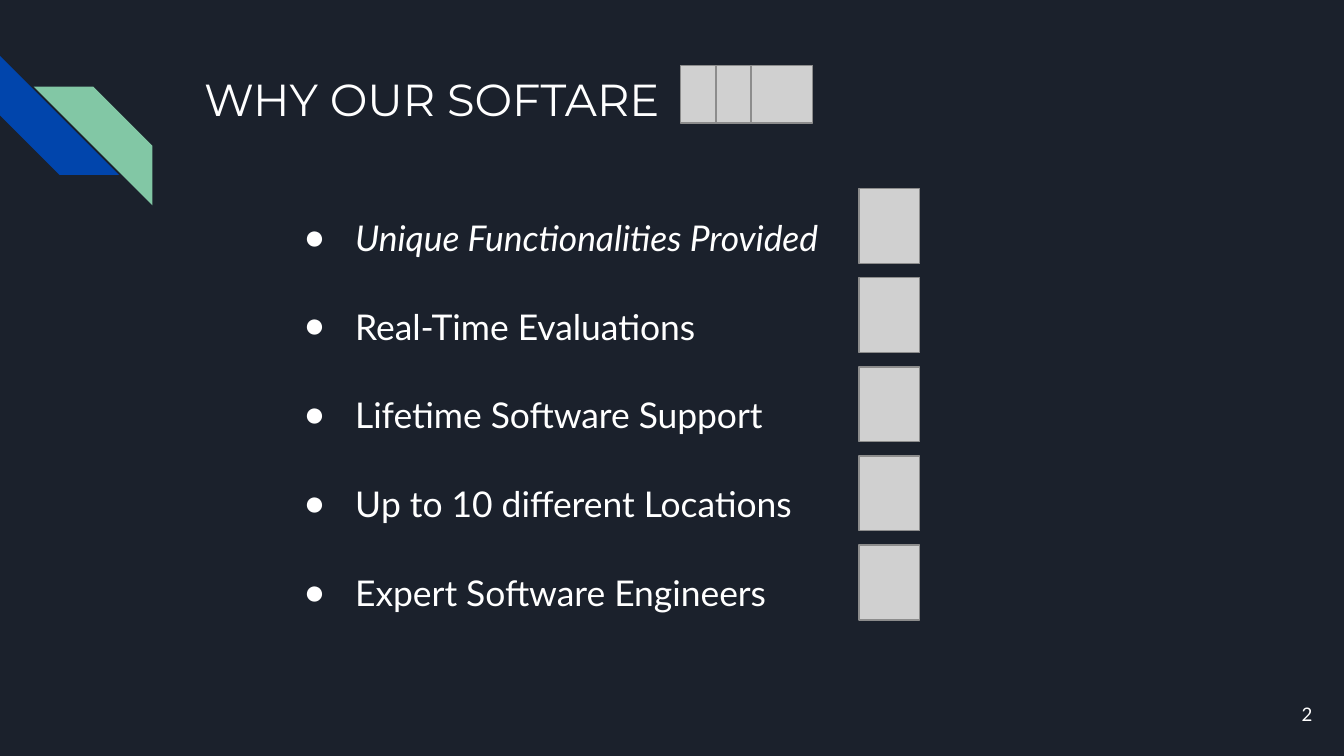
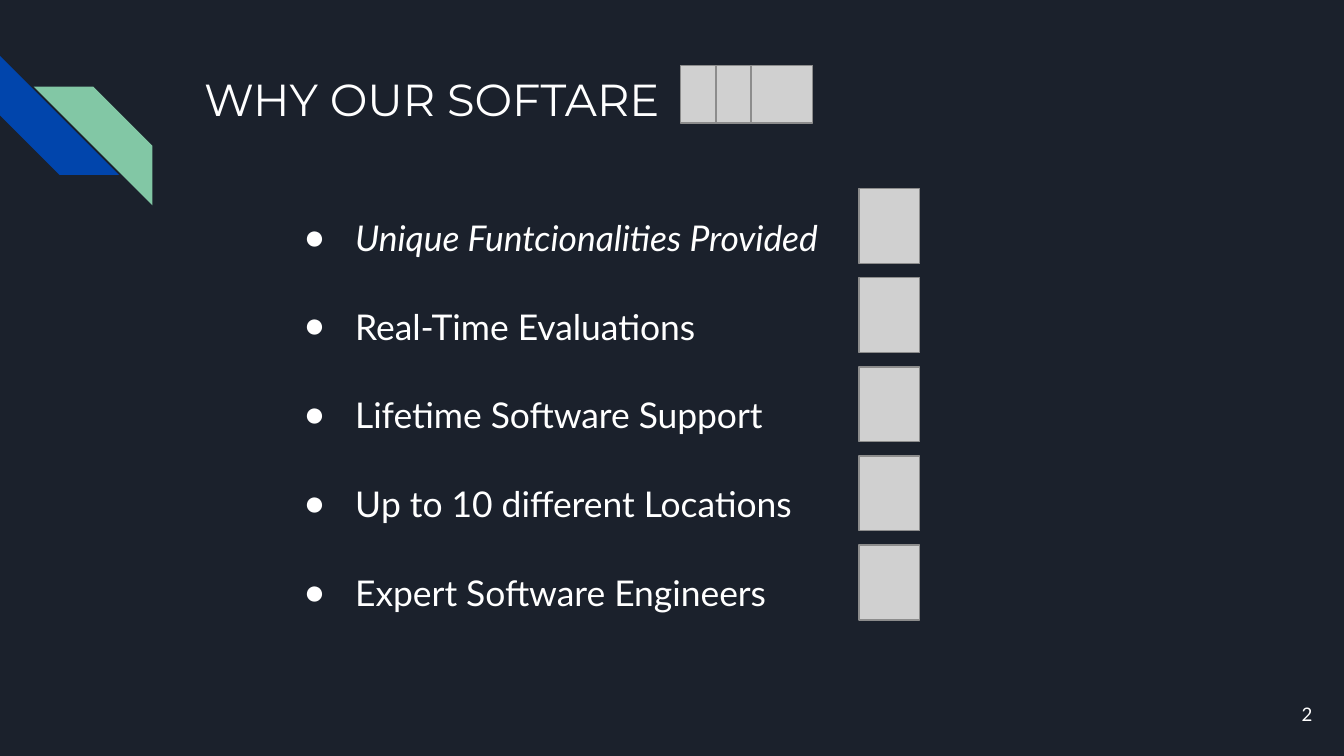
Before and after one commit to GianC0/IST-SOE, a slide deck: slide 2 of presentation.pptx. Drawn at 1344x756 pixels with LibreOffice and Linux fonts; fonts in the diff are those of the drawing; grey boxes stand for pictures. Boxes give left, top, right and bottom in pixels: in the first picture for what was removed or moved away, otherwise in the second. Text is boxed around its words. In the diff, an @@ line names an element or a change of style, - is before the commit and + after.

Commit message:
final presentation ppt

```diff
--- a/presentation.pptx
+++ b/presentation.pptx
@@ text at (355, 225, 818, 257): text changed @@
-● Unique Functionalities Provided
+● Unique Funtcionalities Provided
```
Also in this commit, not shown: 1 other slide changed, 5 slides added.
